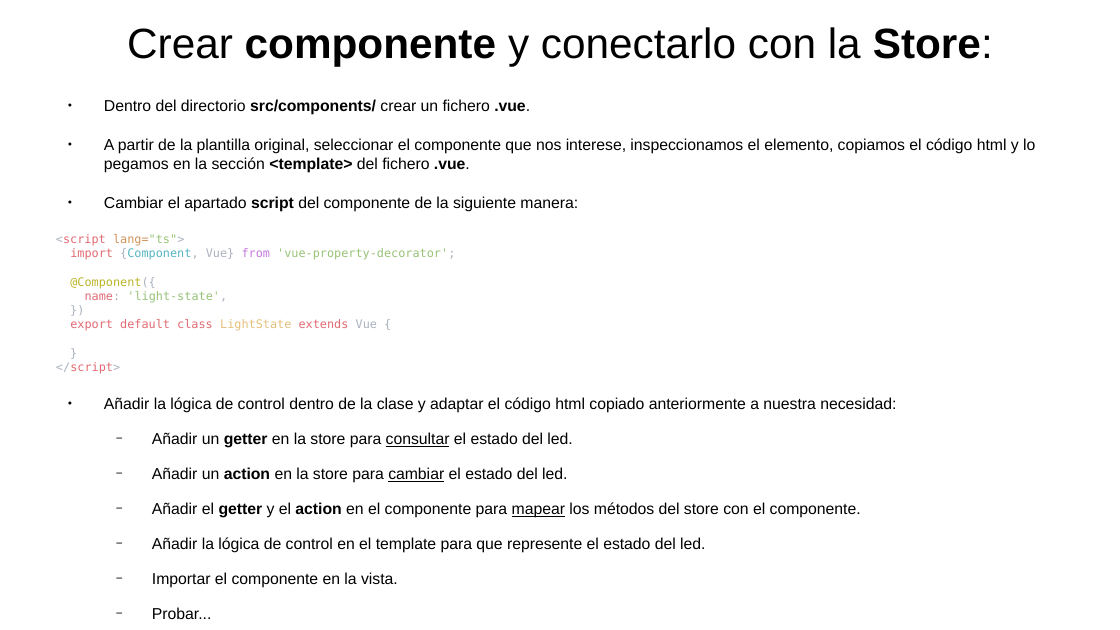
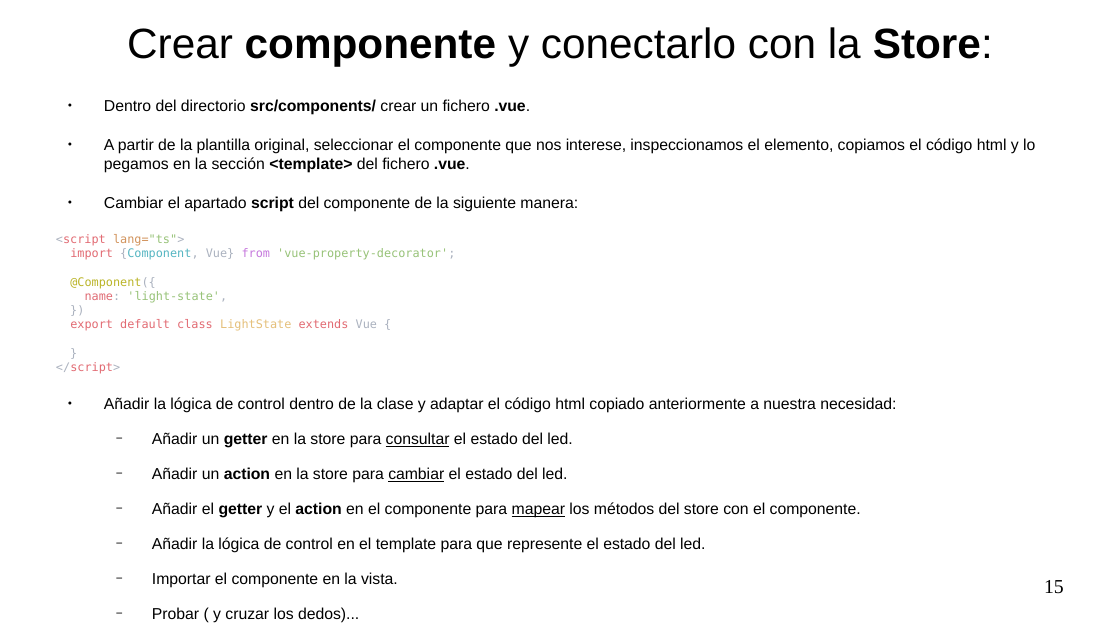
Before and after one commit to xino1010/vue-nest-arduino, a slide deck: slide 15 of presentacion/presentacion.odp. Drawn at 1120x630 pixels with LibreOffice and Linux fonts; fonts in the diff are those of the drawing. Boxes give left, top, right and bottom in pixels: in the first picture for what was removed or moved away, otherwise in the second. Text is boxed around its words. In the diff, an @@ line names an element or a change of style, - is before the commit and + after.

```diff
--- a/presentacion/presentacion.odp
+++ b/presentacion/presentacion.odp
@@ page number added at box(1044, 580, 1064, 594), 14 pt, text #000000 @@
+15
@@ text at box(152, 607, 359, 623): text changed @@
-  − Probar...
+  − Probar ( y cruzar los dedos)...
```
Also in this commit, not shown: 13 other slides changed, 2 slides added, 1 slide removed, 9 other files.
